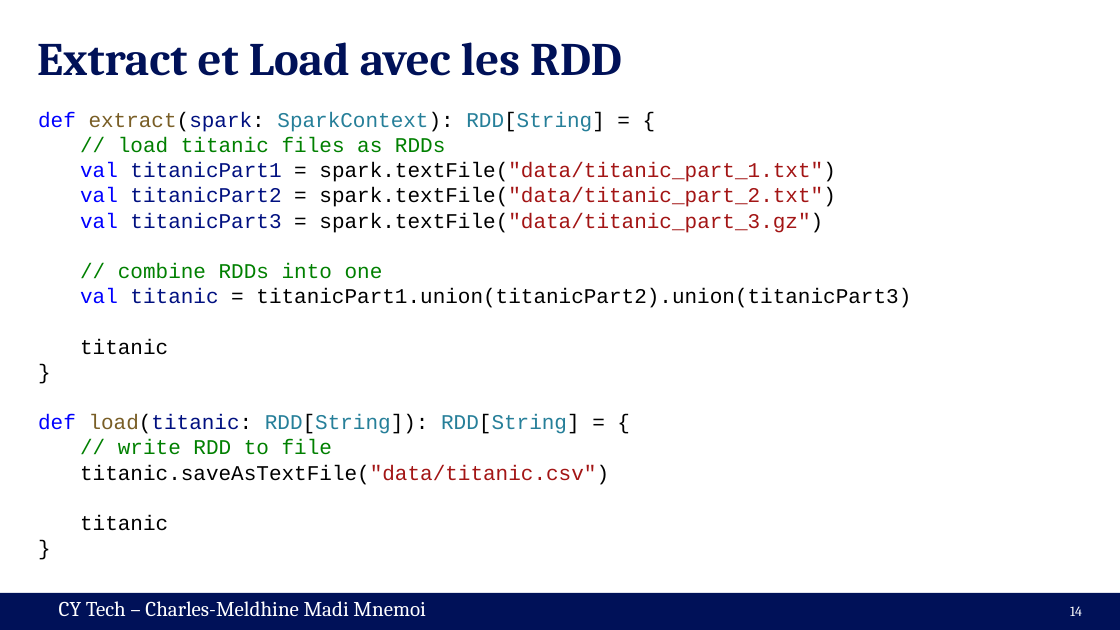
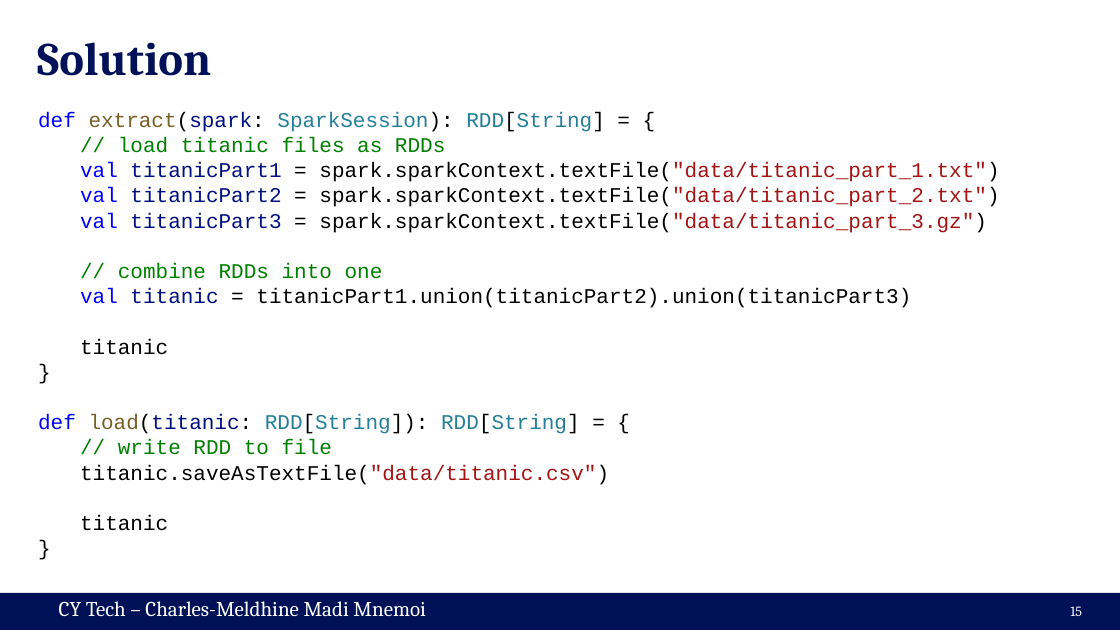
Before and after one commit to cmnemoi/cytech_sparks, a slide deck: slide 15 of presentation.pptx (slide 14 before the commit). Drawn at 1120x630 pixels with LibreOffice and Linux fonts; fonts in the diff are those of the drawing. Boxes give left, top, right and bottom in pixels: in the first picture for what was removed or moved away, otherwise in the second. Text is boxed around its words. In the diff, an @@ line names an element or a change of style, - is before the commit and + after.

Commit message:
Start transform part

```diff
--- a/presentation.pptx
+++ b/presentation.pptx
@@ title at box(37, 42, 211, 76): text changed @@
-Extract et Load avec les RDD
+Solution
@@ text at box(38, 112, 605, 132): text changed @@
-def extract(spark: SparkContext): RDD[String] = {
+def extract(spark: SparkSession): RDD[String] = {
@@ text at box(80, 162, 999, 233): text changed; text colour #A31515 to #000000 @@
-  val titanicPart1 = spark.textFile("data/titanic_part_1.txt")
-  val titanicPart2 = spark.textFile("data/titanic_part_2.txt")
-  val titanicPart3 = spark.textFile("data/titanic_part_3.gz")
+  val titanicPart1 = spark.sparkContext.textFile("data/titanic_part_1.txt")
+  val titanicPart2 = spark.sparkContext.textFile("data/titanic_part_2.txt")
+  val titanicPart3 = spark.sparkContext.textFile("data/titanic_part_3.gz")
@@ page number at box(1070, 606, 1082, 616): text changed @@
-14
+15
```
Also in this commit, not shown: 4 slides added, 1 other file.
